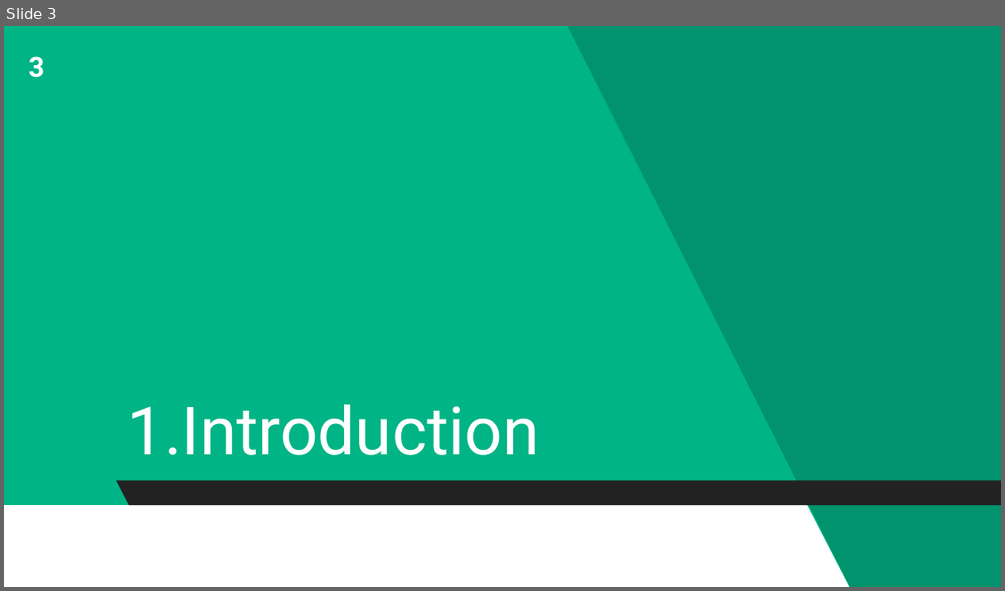
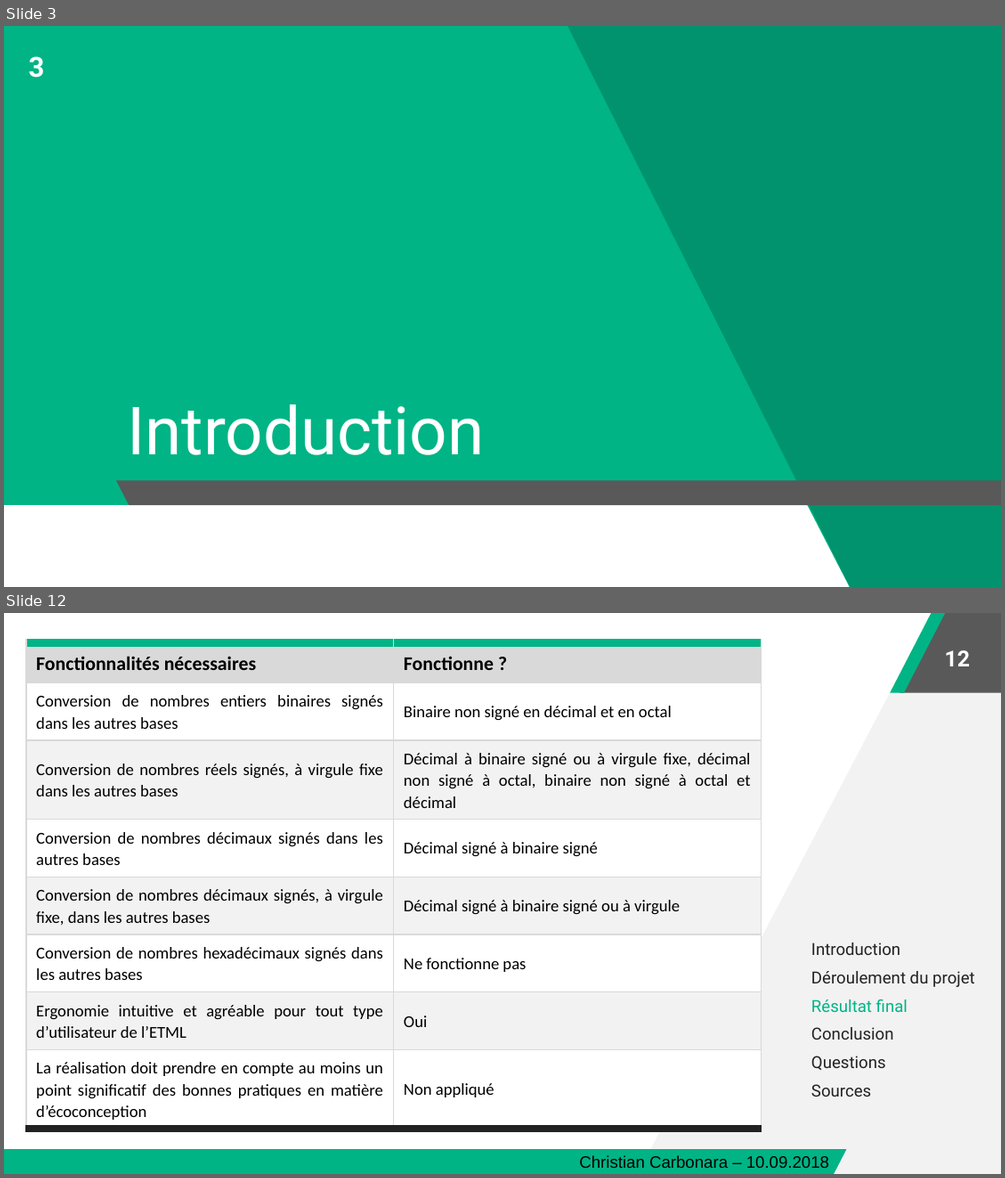
Before and after one commit to ChristianCarbonara/TPI, a slide deck: Documentation/William.pptx. Shown one above the other, each under a label of ours: slide 3 before the commit, slides 3 and 12 after it; the slides between them are not shown. The pictures are 1005x591 and 1005x1178 pixels, drawn with LibreOffice and Linux fonts; fonts in the diff are those of the drawing. Boxes give left, top, right and bottom in pixels: in the first picture for what was removed or moved away, otherwise in the second. Text is boxed around its words. In the diff, an @@ line names an element or a change of style, - is before the commit and + after.

```diff
--- a/Documentation/William.pptx
+++ b/Documentation/William.pptx
@@ slide 12 added at [4,613,1001,1174], background #FFFFFF @@
@@ freeform shape added at [634,613,1001,1174], fill #F2F2F2 @@
@@ parallelogram added at [890,613,946,693], fill #00B485 @@
@@ parallelogram added at [899,613,1001,693], fill #595959 @@
@@ table added at [26,643,761,1128], 8 rows, 2 columns @@
+Fonctionnalités nécessaires | Fonctionne ?
+Conversion de nombres entiers binaires signés dans les autres bases | Binaire non signé en décimal et en octal
+Conversion de nombres réels signés, à virgule fixe dans les autres bases | Décimal à binaire signé ou à virgule fixe, décimal non signé à octal, binaire non signé à octal et décimal
+Conversion de nombres décimaux signés dans les autres bases | Décimal signé à binaire signé
+Conversion de nombres décimaux signés, à virgule fixe, dans les autres bases | Décimal signé à binaire signé ou à virgule
+Conversion de nombres hexadécimaux signés dans les autres bases | Ne fonctionne pas
+Ergonomie intuitive et agréable pour tout type d’utilisateur de l’ETML | Oui
+La réalisation doit prendre en compte au moins un point significatif des bonnes pratiques en matière d’écoconception | Non appliqué
@@ page number added at [945,650,970,666], 16 pt, text #FFFFFF, bold @@
+12
@@ text added at [811,942,975,1096], 12 pt, text #222222 @@
+Introduction
+Déroulement du projet
+Résultat final
+Conclusion
+Questions
+Sources
@@ parallelogram added at [4,1150,846,1174], fill #00B485 @@
@@ text added at [579,1155,829,1167], 12 pt, text #000000 @@
+Christian Carbonara – 10.09.2018
@@ slide 3 changed as well @@
@@ title at [127,404,484,455]: text changed @@
-1.Introduction
+Introduction
@@ parallelogram at [115,481,1001,506]: fill #222222 to #595959 @@
```
Also in this commit, not shown: 20 other slides changed, 7 other slides added, 2 slides removed, 4 other files.
